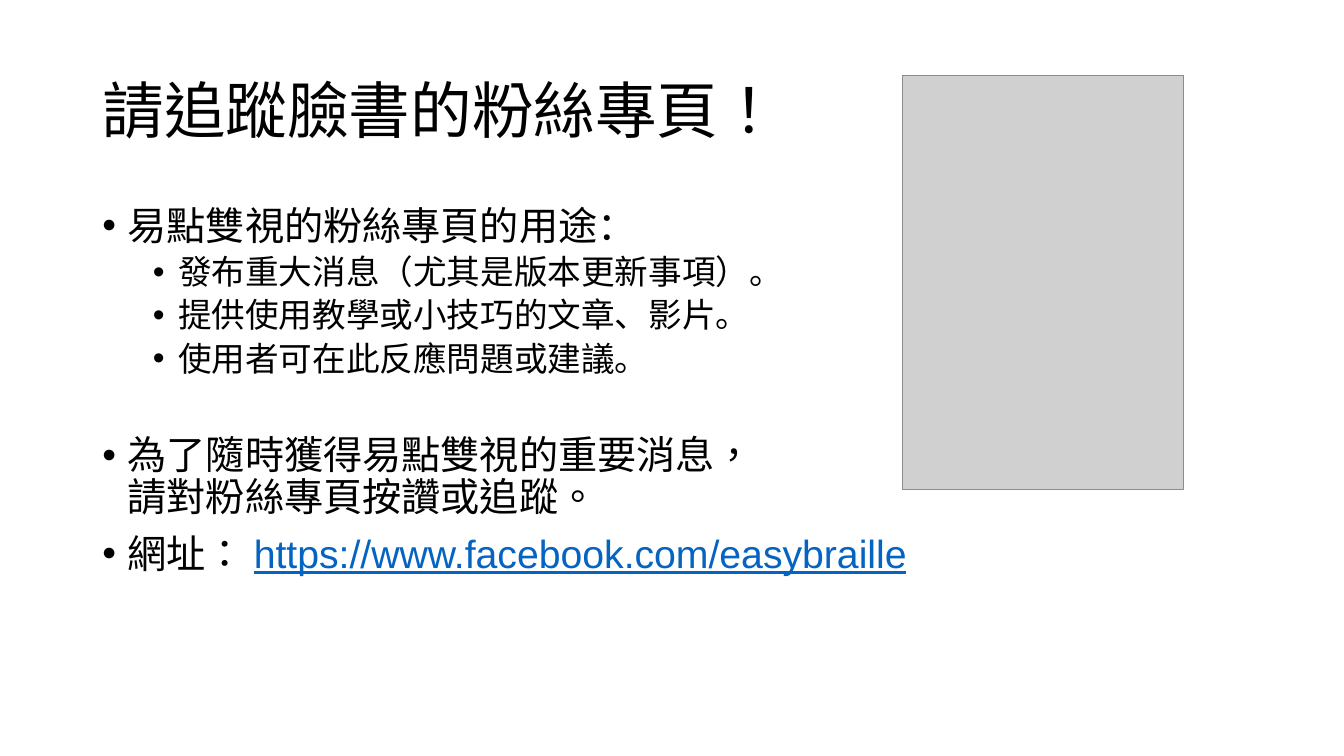
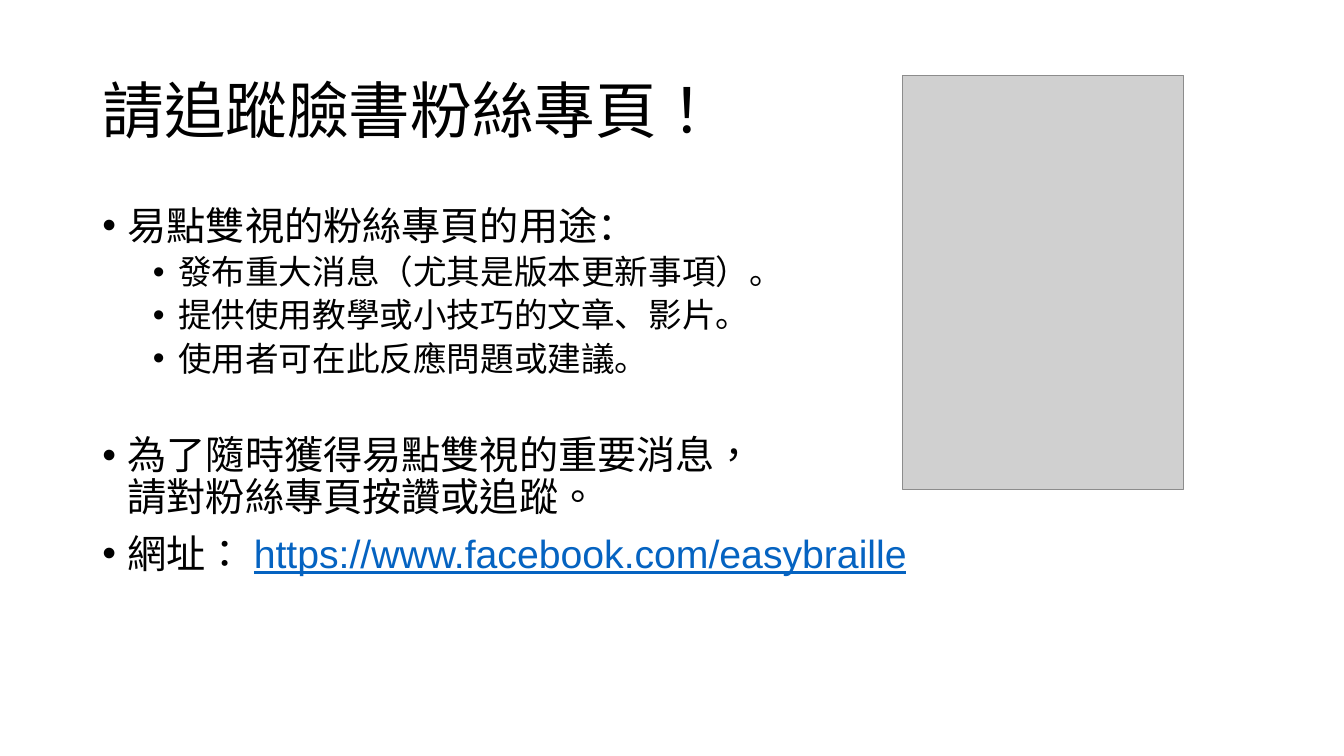
Before and after one commit to braillekit/text-to-braille, a slide deck: slide 2 of Doc/行銷/易點雙視 v3 有哪些新功能與改善.pptx. Drawn at 1344x756 pixels with LibreOffice and Linux fonts; fonts in the diff are those of the drawing; grey boxes stand for pictures. Boxes give left, top, right and bottom in pixels: in the first picture for what was removed or moved away, otherwise in the second. Text is boxed around its words. In the diff, an @@ line names an element or a change of style, - is before the commit and + after.

```diff
--- a/Doc/行銷/易點雙視 v3 有哪些新功能與改善.pptx
+++ b/Doc/行銷/易點雙視 v3 有哪些新功能與改善.pptx
@@ title at [102, 81, 718, 139]: text changed @@
-請追蹤臉書的粉絲專頁！
+請追蹤臉書粉絲專頁！
```
Also in this commit, not shown: 1 other slide changed.
